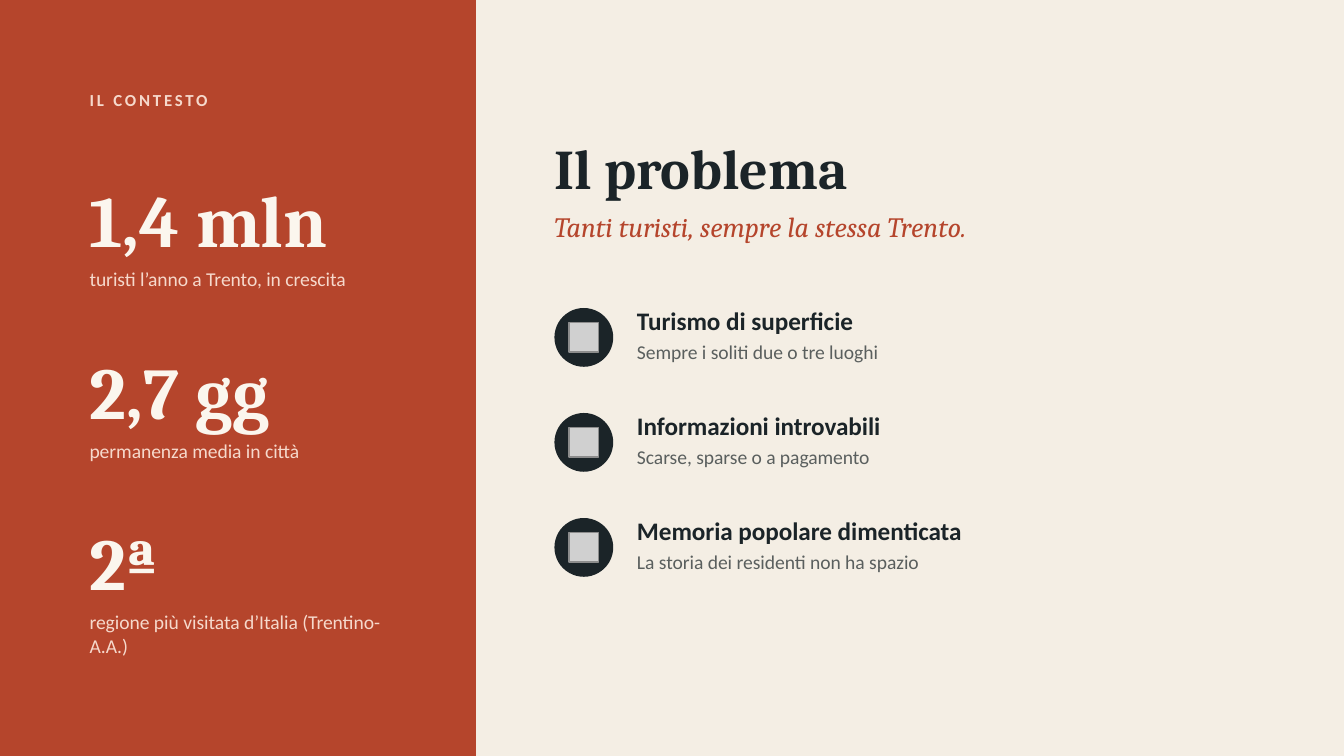
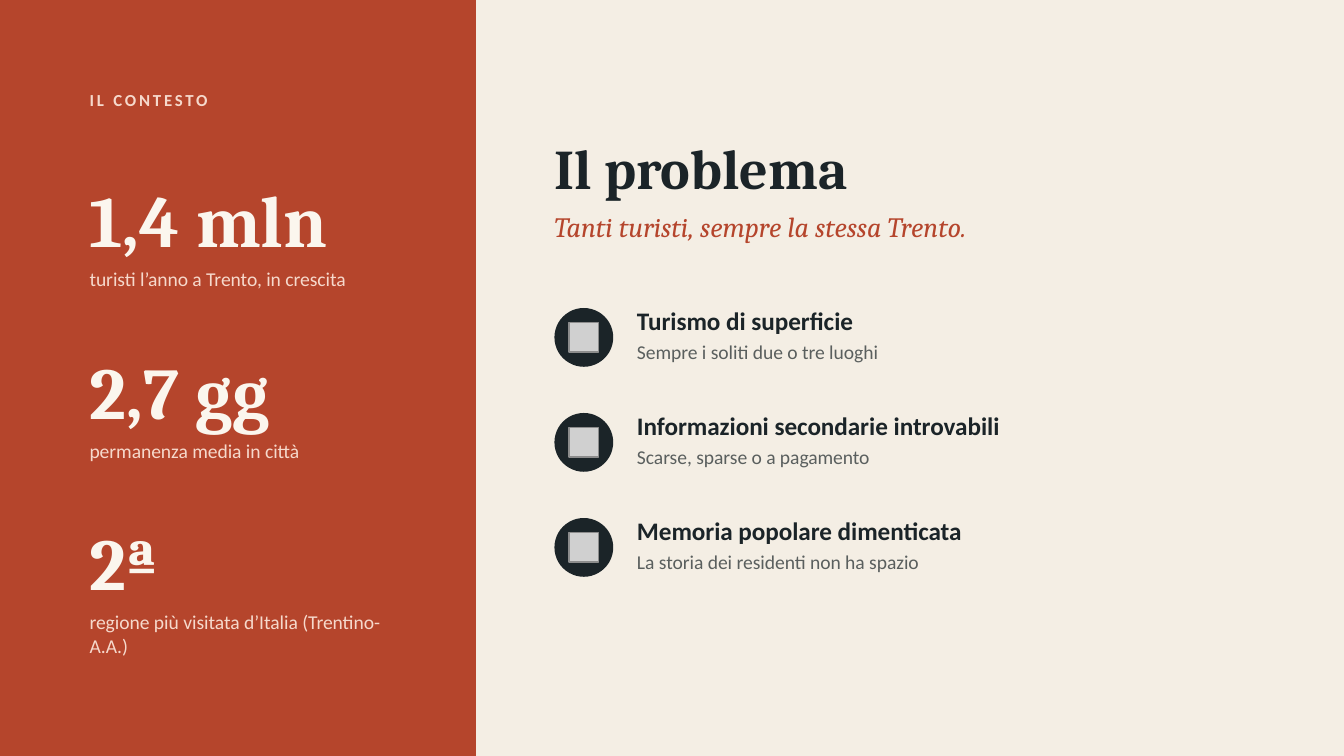
Before and after one commit to bulla06/Ing-software-prog-discover-tridentum., a slide deck: slide 2 of presentazioni/presentazione-v2.pptx. Drawn at 1344x756 pixels with LibreOffice and Linux fonts; fonts in the diff are those of the drawing; grey boxes stand for pictures. Boxes give left, top, right and bottom in pixels: in the first picture for what was removed or moved away, otherwise in the second. Text is boxed around its words. In the diff, an @@ line names an element or a change of style, - is before the commit and + after.

```diff
--- a/presentazioni/presentazione-v2.pptx
+++ b/presentazioni/presentazione-v2.pptx
@@ text at (637, 417, 1000, 435): text changed @@
-Informazioni introvabili
+Informazioni secondarie introvabili
```
Also in this commit, not shown: 2 other slides changed, 1 other file.
